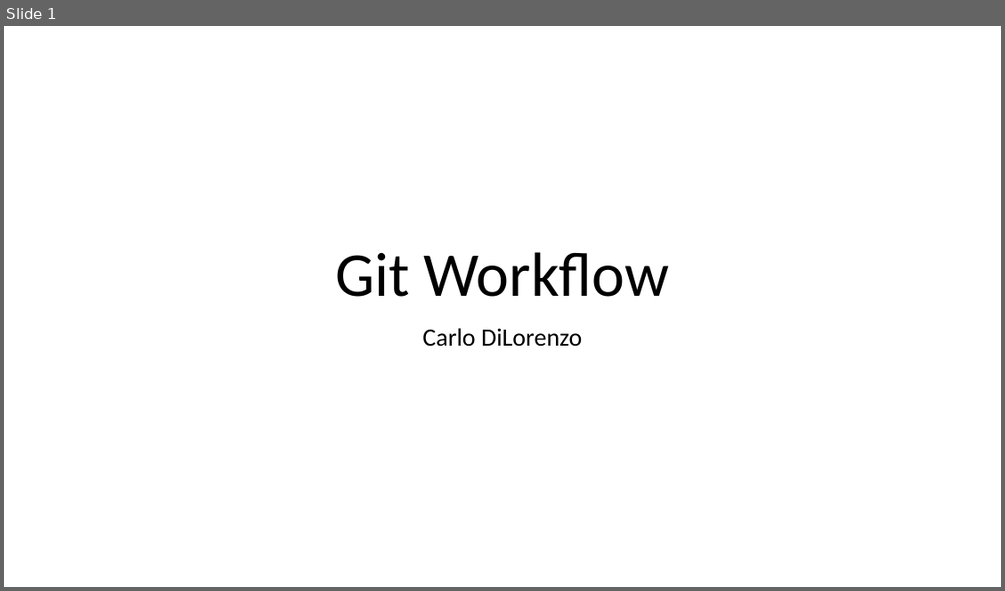
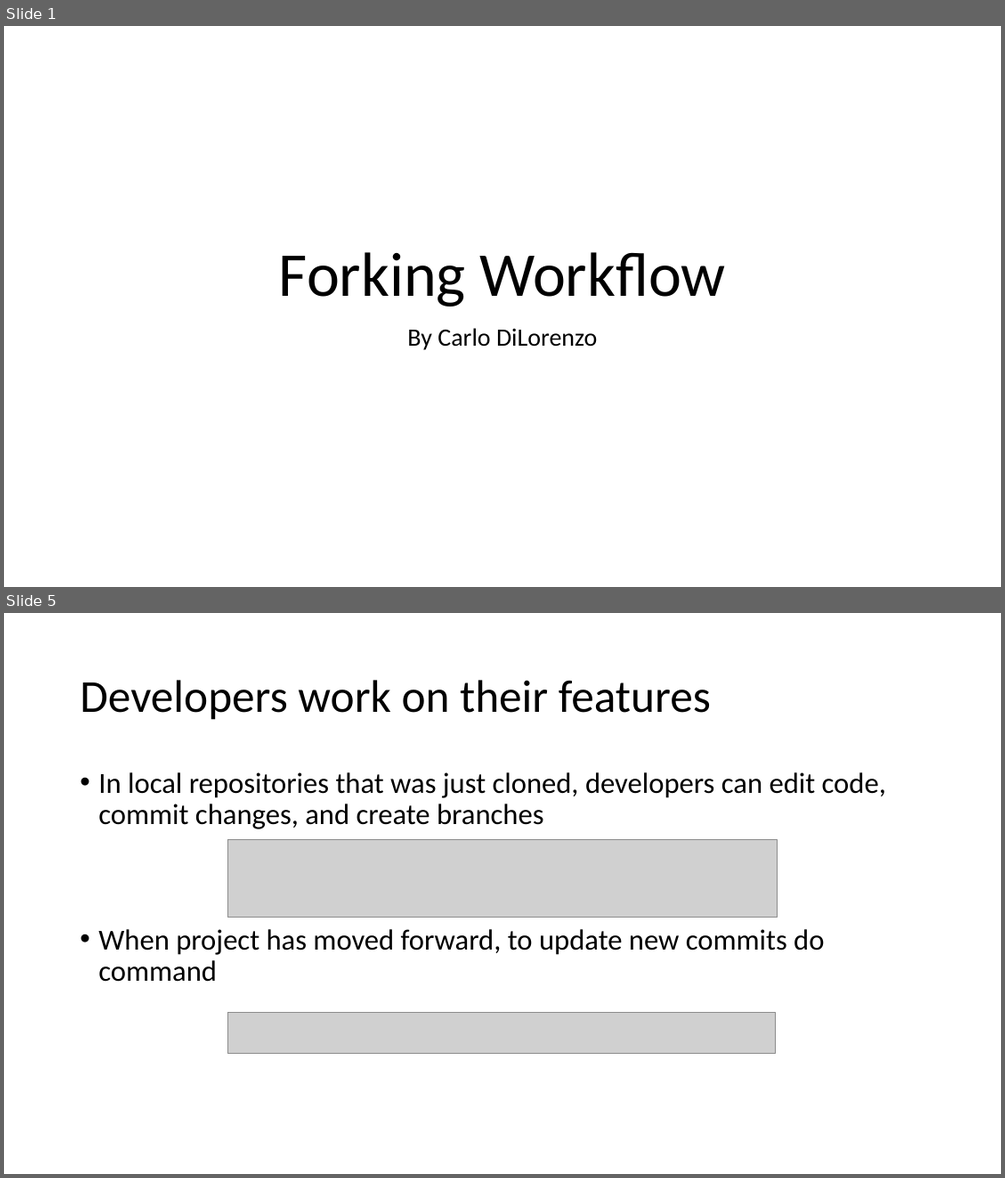
Before and after one commit to dilorc2/forkgitworkflow.github.io, a slide deck: files/GitWorkflow.pptx. Shown one above the other, each under a label of ours: slide 1 before the commit, slides 1 and 5 after it; the slides between them are not shown. The pictures are 1005x591 and 1005x1178 pixels, drawn with LibreOffice and Linux fonts; fonts in the diff are those of the drawing; grey boxes stand for pictures. Boxes give left, top, right and bottom in pixels: in the first picture for what was removed or moved away, otherwise in the second. Text is boxed around its words. In the diff, an @@ line names an element or a change of style, - is before the commit and + after.

```diff
--- a/files/GitWorkflow.pptx
+++ b/files/GitWorkflow.pptx
@@ slide 5 added at box(4, 613, 1001, 1174), background #FFFFFF @@
@@ title added at box(80, 680, 711, 720), 44 pt, text #000000 @@
+Developers work on their features
@@ text added at box(98, 772, 886, 981), 28 pt, text #000000 @@
+• In local repositories that was just cloned, developers can edit code, commit changes, and create branches
+• When project has moved forward, to update new commits do command
@@ picture added at box(227, 840, 777, 917) @@
@@ picture added at box(227, 1012, 775, 1054) @@
@@ slide 1 changed as well @@
@@ title at box(279, 252, 726, 306): text changed @@
-Git Workflow
+Forking Workflow
@@ subtitle at box(407, 328, 597, 350): text changed @@
-Carlo DiLorenzo
+By Carlo DiLorenzo
```
Also in this commit, not shown: 1 other slide changed, 5 other slides added, 10 slides removed, 4 other files.
